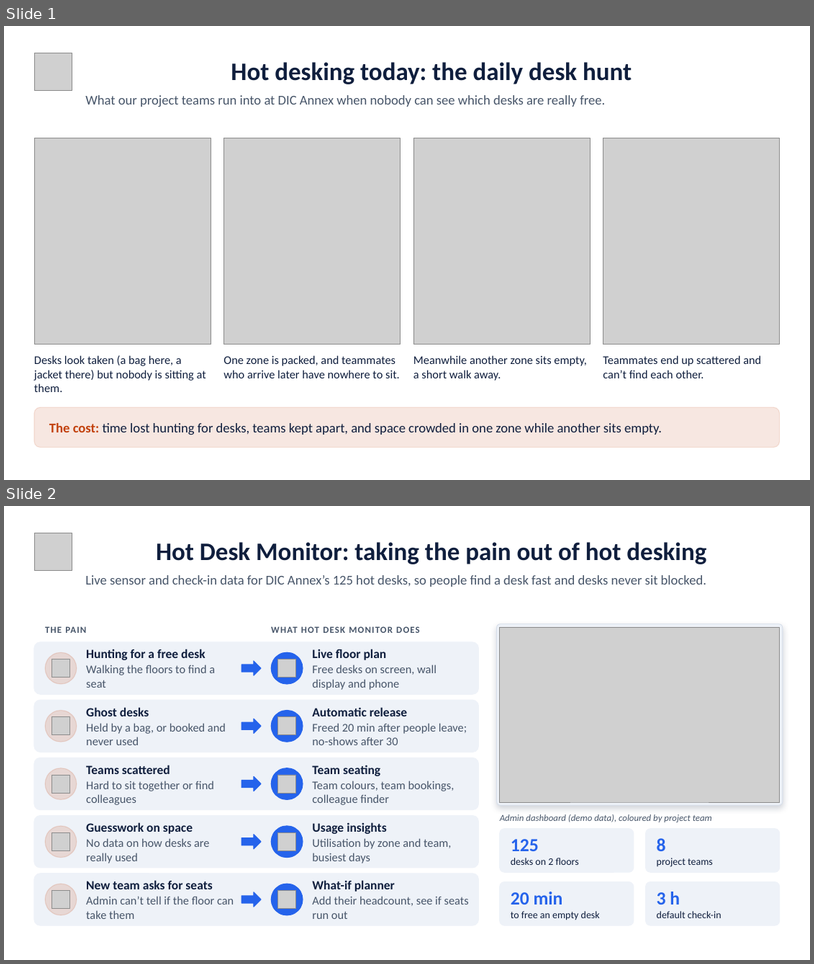
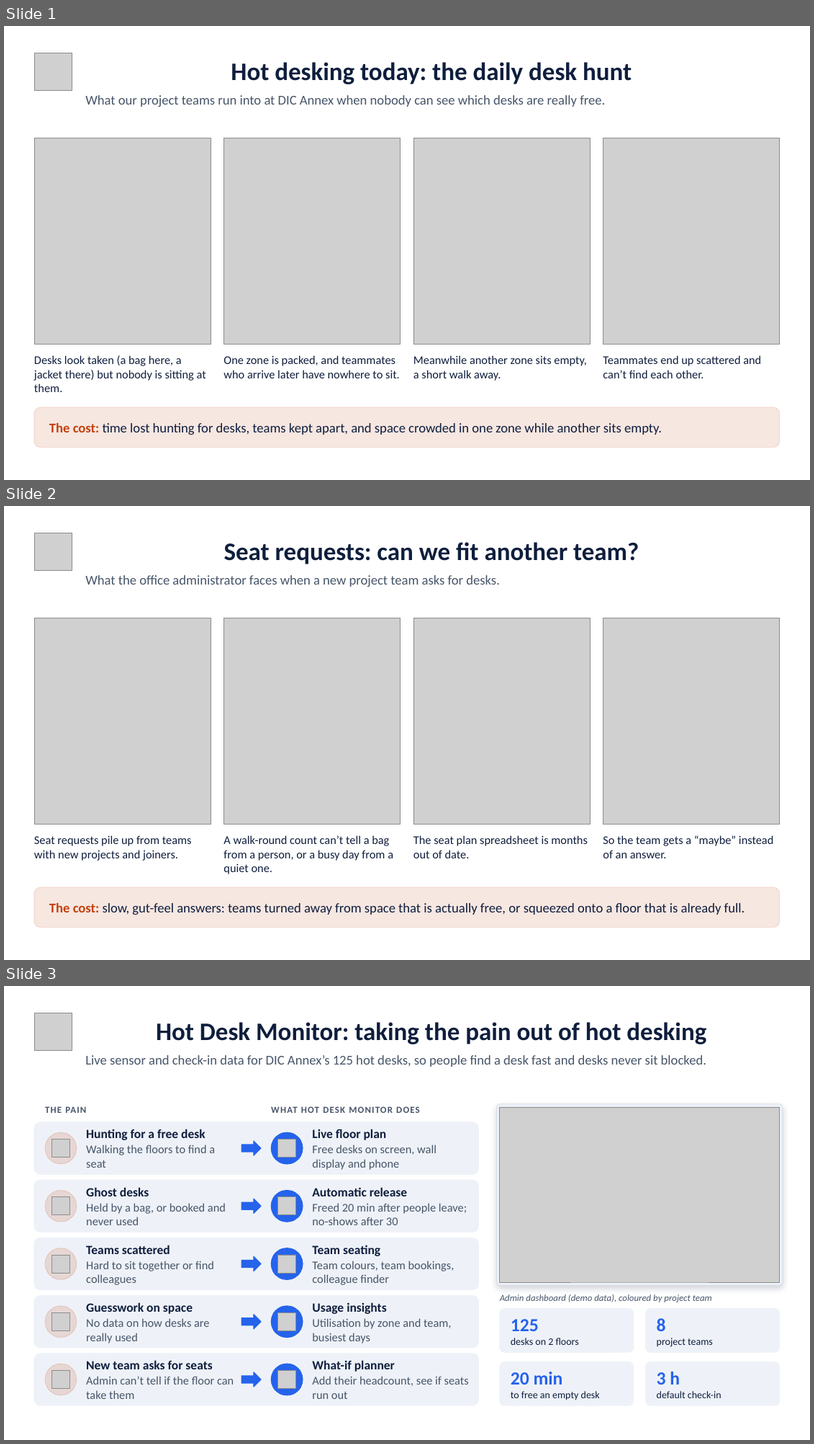
Before and after one commit to yyuetmeng/hotdesk, a slide deck: docs/Hot-Desk-Monitor.pptx. Shown one above the other, each under a label of ours: slides 1 and 2 before the commit, slides 1, 2 and 3 after it. The pictures are 814x964 and 814x1444 pixels, drawn with LibreOffice and Linux fonts; fonts in the diff are those of the drawing; grey boxes stand for pictures. Boxes give left, top, right and bottom in pixels: in the first picture for what was removed or moved away, otherwise in the second. Text is boxed around its words. In the diff, an @@ line names an element or a change of style, - is before the commit and + after.

```diff
--- a/docs/Hot-Desk-Monitor.pptx
+++ b/docs/Hot-Desk-Monitor.pptx
@@ slide 2 added at (x1=4, y1=506, x2=810, y2=960), background #FFFFFF @@
@@ picture added at (x1=34, y1=533, x2=72, y2=571) @@
@@ title added at (x1=224, y1=542, x2=639, y2=564), 30 pt, text #0F1E3D, bold @@
+Seat requests: can we fit another team?
@@ text added at (x1=85, y1=575, x2=500, y2=587), 16 pt, text #475569 @@
+What the office administrator faces when a new project team asks for desks.
@@ picture added at (x1=34, y1=618, x2=211, y2=824) @@
@@ picture added at (x1=224, y1=618, x2=401, y2=824) @@
@@ picture added at (x1=414, y1=618, x2=590, y2=824) @@
@@ picture added at (x1=604, y1=618, x2=780, y2=824) @@
@@ text added at (x1=34, y1=835, x2=192, y2=860), 14 pt, text #0F1E3D @@
+Seat requests pile up from teams with new projects and joiners.
@@ text added at (x1=224, y1=835, x2=394, y2=874), 14 pt, text #0F1E3D @@
+A walk-round count can’t tell a bag from a person, or a busy day from a quiet one.
@@ text added at (x1=414, y1=835, x2=588, y2=858), 14 pt, text #0F1E3D @@
+The seat plan spreadsheet is months out of date.
@@ text added at (x1=603, y1=835, x2=774, y2=858), 14 pt, text #0F1E3D @@
+So the team gets a “maybe” instead of an answer.
@@ rounded rectangle added at (x1=34, y1=887, x2=780, y2=927), fill #C2410C at 12% opacity, outline #C2410C 1 pt @@
@@ text added at (x1=49, y1=903, x2=746, y2=915), 16 pt, text #0F1E3D @@
+The cost: slow, gut-feel answers: teams turned away from space that is actually free, or squeezed onto a floor that is already full.
@@ what was slide 2 is now slide 3 @@
```
